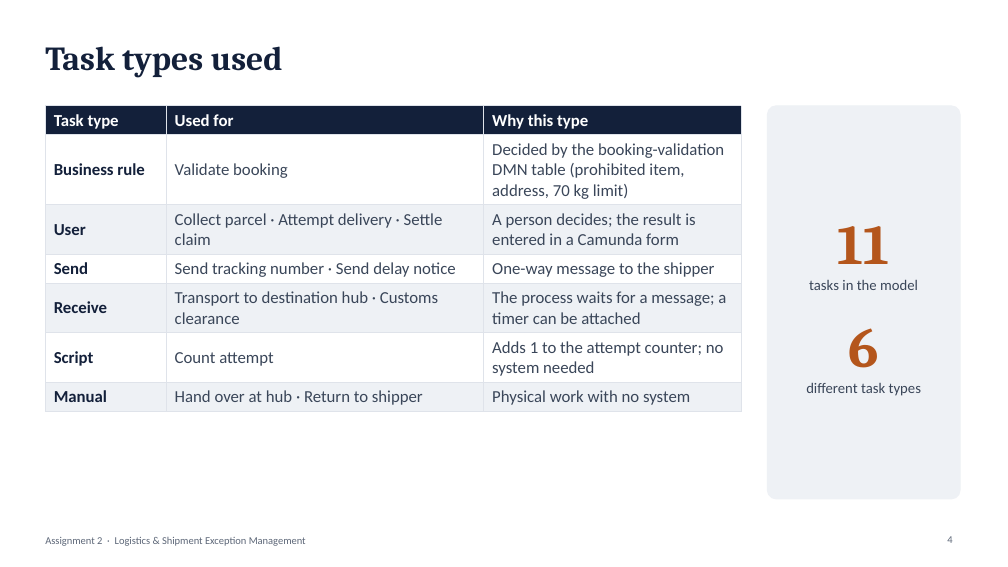
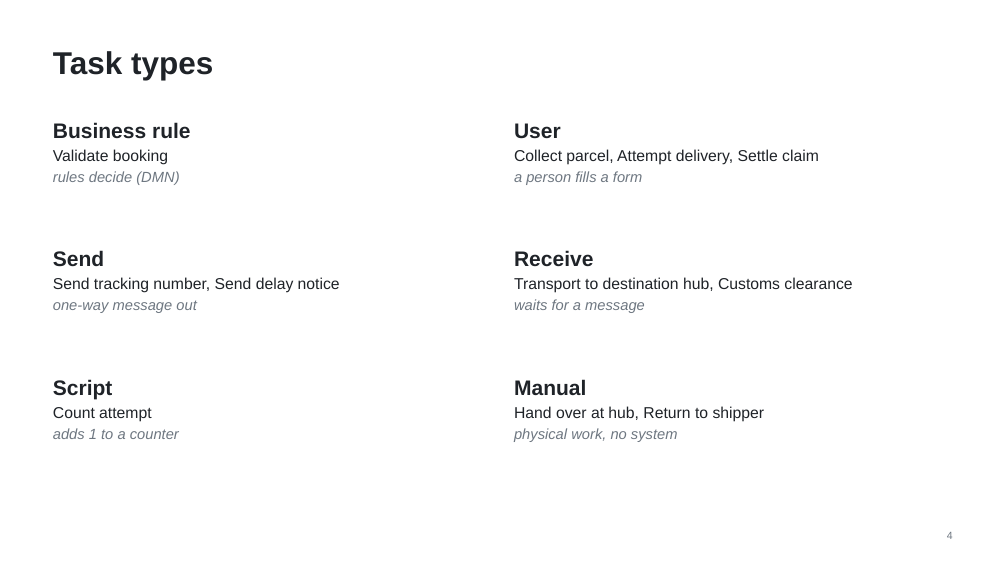
Before and after one commit to NoThisIsVIN/WFA_Assignment, a slide deck: slide 4 of Assignment2_Logistics/Logistics_Presentation.pptx. Drawn at 1008x567 pixels with LibreOffice and Linux fonts; fonts in the diff are those of the drawing. Boxes give left, top, right and bottom in pixels: in the first picture for what was removed or moved away, otherwise in the second. Text is boxed around its words. In the diff, an @@ line names an element or a change of style, - is before the commit and + after.

```diff
--- a/Assignment2_Logistics/Logistics_Presentation.pptx
+++ b/Assignment2_Logistics/Logistics_Presentation.pptx
@@ title at (53,51,213,80): text changed; size 32 to 30 pt; font Cambria to Arial; text colour #13203A to #1F2328 @@
-Task types used
+Task types
@@ table removed at (45,106,741,409), 7 rows, 3 columns @@
-Task type | Used for | Why this type
-Business rule | Validate booking | Decided by the booking-validation DMN table (prohibited item, address, 70 kg limit)
-User | Collect parcel · Attempt delivery · Settle claim | A person decides; the result is entered in a Camunda form
-Send | Send tracking number · Send delay notice | One-way message to the shipper
-Receive | Transport to destination hub · Customs clearance | The process waits for a message; a timer can be attached
-Script | Count attempt | Adds 1 to the attempt counter; no system needed
-Manual | Hand over at hub · Return to shipper | Physical work with no system
@@ rounded rectangle removed at (768,106,960,499) @@
@@ text added at (53,122,191,185), 14 pt, text #1F2328 @@
+Business rule
+Validate booking
+rules decide (DMN)
@@ text added at (514,123,819,185), 15 pt, text #1F2328 @@
+User
+Collect parcel, Attempt delivery, Settle claim
+a person fills a form
@@ text removed at (806,226,921,396) @@
-11
-tasks in the model
-6
-different task types
@@ text added at (53,250,340,313), 15 pt, text #1F2328 @@
+Send
+Send tracking number, Send delay notice
+one-way message out
@@ text added at (514,250,852,313), 15 pt, text #1F2328 @@
+Receive
+Transport to destination hub, Customs clearance
+waits for a message
@@ text added at (53,379,179,439), 14 pt, text #1F2328 @@
+Script
+Count attempt
+adds 1 to a counter
@@ text added at (514,379,765,442), 15 pt, text #1F2328 @@
+Manual
+Hand over at hub, Return to shipper
+physical work, no system
@@ text removed at (45,537,306,546) @@
-Assignment 2 · Logistics & Shipment Exception Management
@@ page number at (947,532,953,539): font Calibri to Arial, text colour #5D6778 to #6E7781 @@
```
Also in this commit, not shown: 7 other slides changed, 1 slide added, 1 slide removed, 2 other files.
